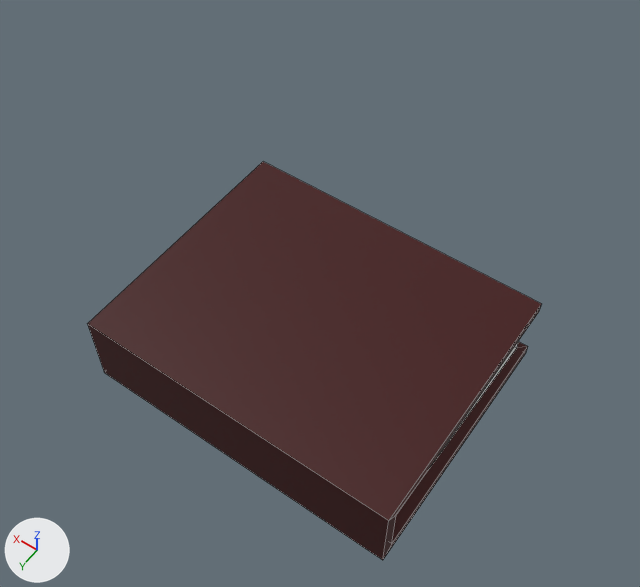
One commit to the Blender file Assets/Models/MapObject/Book.blend: the scene before it, then after it.
Rendered twice from a camera (50 mm lens) standing at (-1.76, 2.42, 3.51) and looking at (0.23, -0.36, -0.87). Lighting does not change. The marker at lower left points along +X, +Y and +Z. Mesh edges are drawn as thin lines.

The first picture shows 'Book'.
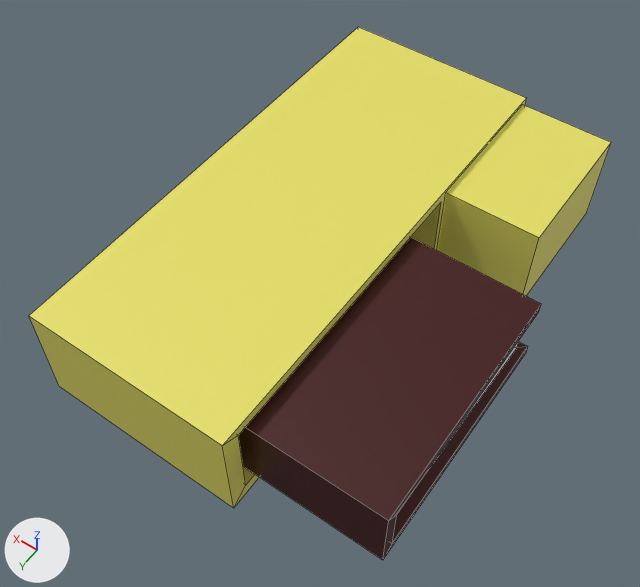
The newer file is also turned or shifted as a whole; pictures and numbers use the older file's frame.

Location of each change, [x1, y1, x2, y2] in pixels of the pictures (640 x 587 px):
'立方体.001', added (yellow): after [29, 27, 611, 508]

The change, as a list of edits to the scene's bpy script:
```text
Add mat_マテリアル:
    mat_マテリアル = principled_material('マテリアル')
    mat_マテリアル.base_color = (0.8, 0.745, 0.133)  # yellow #e7e066
Add me_立方体_002:
    me_立方体_002.from_pydata(...)  # 24 vertices, 18 faces; spans x -1.06..1.12, y -1.06..5.28, z -5.24..1.0
    me_立方体_002.materials.append(mat_マテリアル)  # yellow #e7e066
Add ob_立方体_001:
    ob_立方体_001 = bpy.data.objects.new('立方体.001', me_立方体_002)
    ob_立方体_001.location = (-0.456, -1.695, -0.767)
    ob_立方体_001.rotation_euler = (0.0, -1.571, 0.0)  # degrees (0, -90, 0)
    ob_立方体_001.scale = (0.332, 0.509, 0.321)
```
